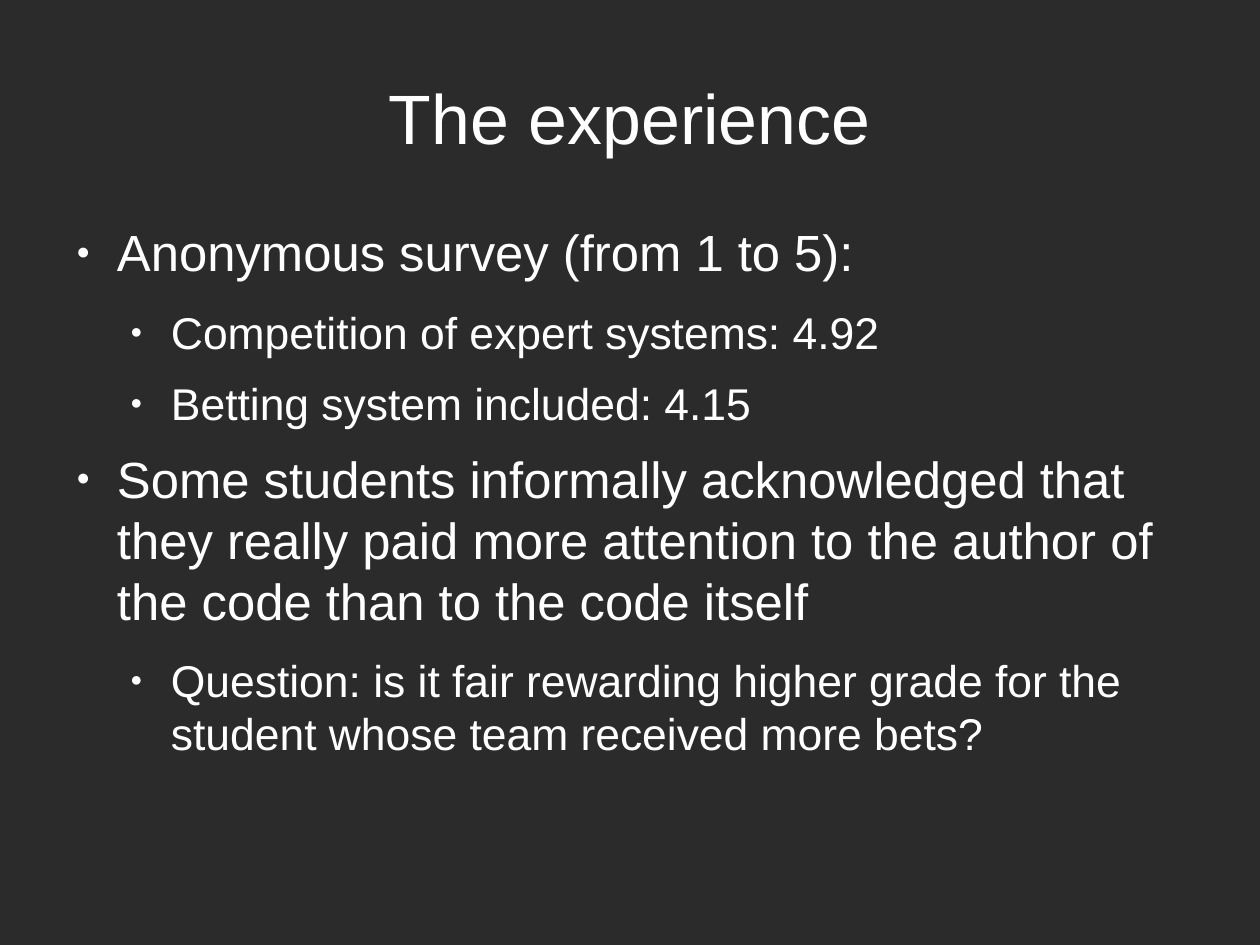
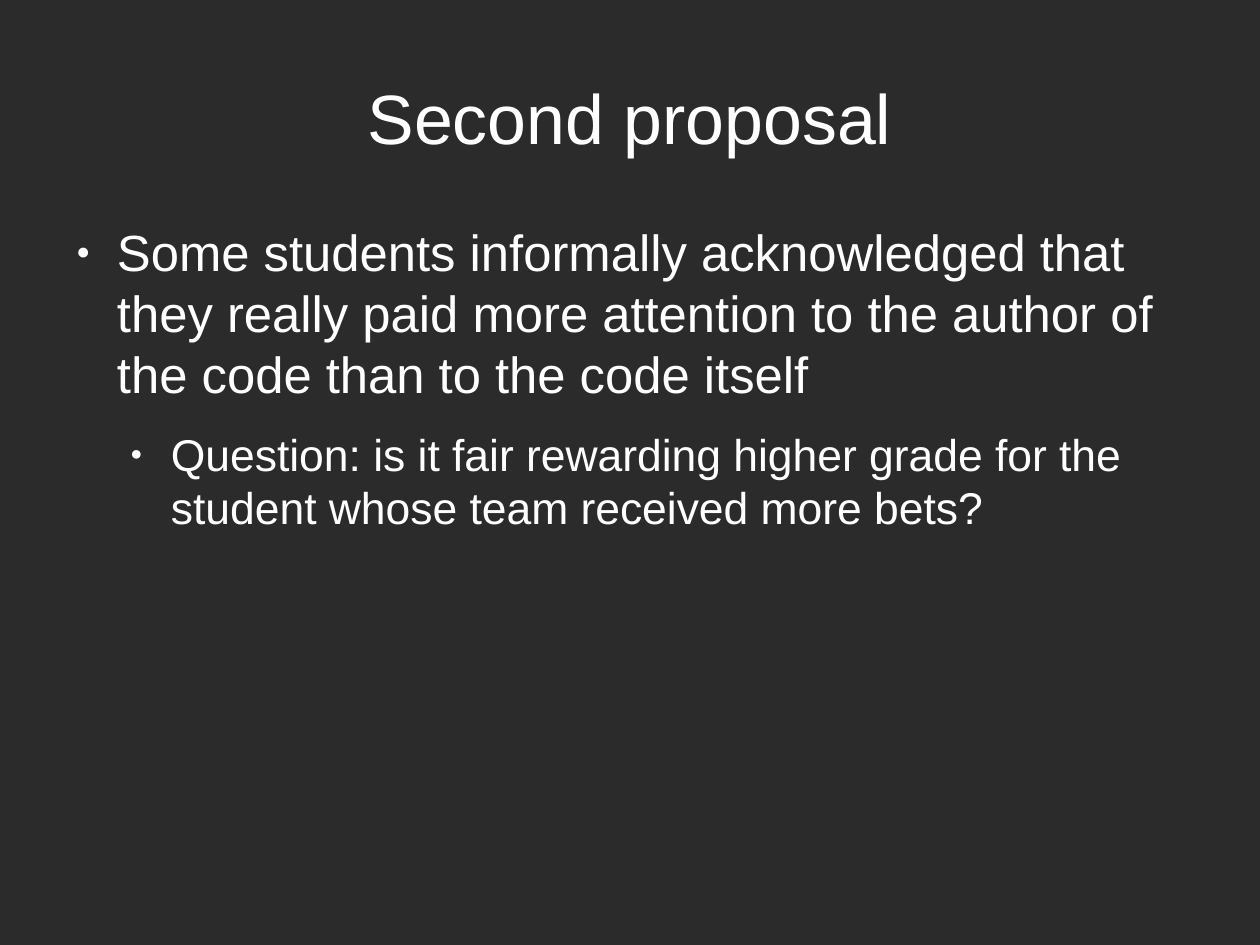
Before and after one commit to rompehielos013013013/gsiege, a slide deck: slide 24 of presentacion/Brunel2014/assessingCompetitions.odp (slide 22 before the commit). Drawn at 1260x945 pixels with LibreOffice and Linux fonts; fonts in the diff are those of the drawing; background and template pictures are left out; a plain dark background stands for a picture behind light text. Boxes give left, top, right and bottom in pixels: in the first picture for what was removed or moved away, otherwise in the second. Text is boxed around its words. In the diff, an @@ line names an element or a change of style, - is before the commit and + after.

```diff
--- a/presentacion/Brunel2014/assessingCompetitions.odp
+++ b/presentacion/Brunel2014/assessingCompetitions.odp
@@ title at (x1=368, y1=93, x2=892, y2=157): text changed @@
-The experience
+Second proposal
@@ text at (x1=117, y1=234, x2=879, y2=429): paragraphs removed @@
-● Anonymous survey (from 1 to 5):
-  ● Competition of expert systems: 4.92
-  ● Betting system included: 4.15
```
Also in this commit, not shown: 8 other slides changed, 4 slides added, 2 slides removed.
